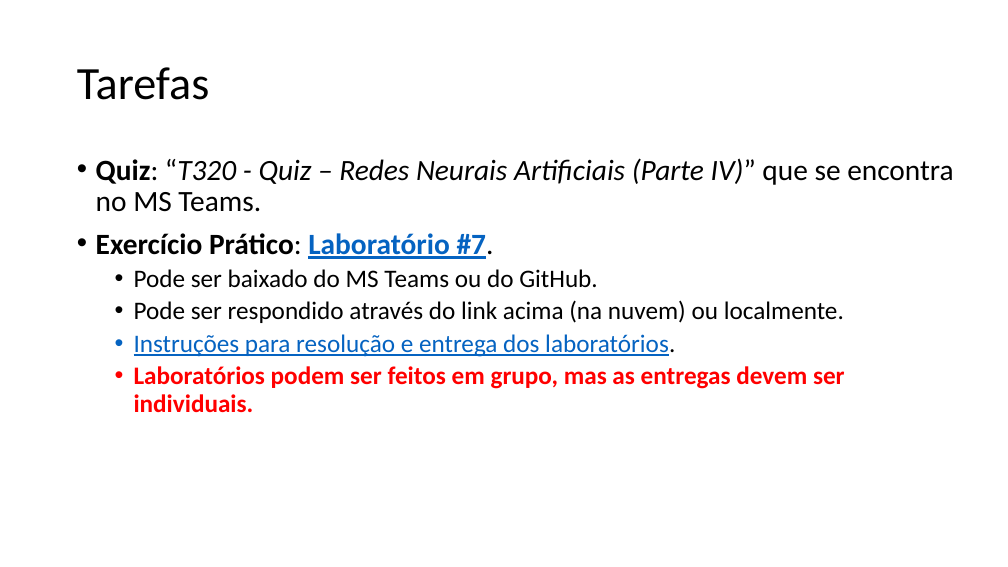
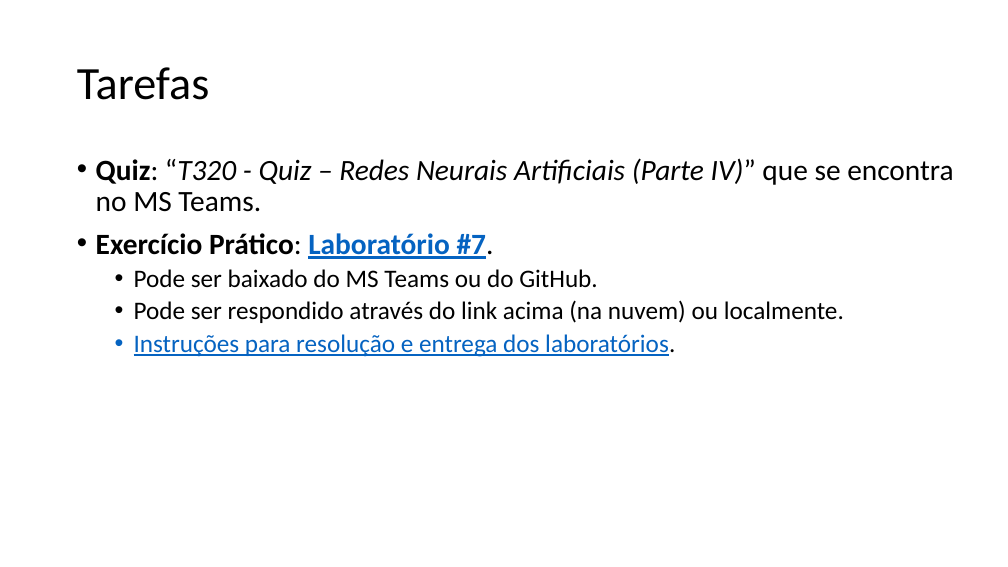
Before and after one commit to zz4fap/t320_aprendizado_de_maquina, a slide deck: slide 33 of slides/T320_Redes_Neurais_Artificiais (Parte II).pptx. Drawn at 1008x567 pixels with LibreOffice and Linux fonts; fonts in the diff are those of the drawing. Boxes give left, top, right and bottom in pixels: in the first picture for what was removed or moved away, otherwise in the second. Text is boxed around its words. In the diff, an @@ line names an element or a change of style, - is before the commit and + after.

```diff
--- a/slides/T320_Redes_Neurais_Artificiais (Parte II).pptx
+++ b/slides/T320_Redes_Neurais_Artificiais (Parte II).pptx
@@ text at [134,366,845,413]: paragraph removed @@
-  • Laboratórios podem ser feitos em grupo, mas as entregas devem ser individuais.
```
Also in this commit, not shown: 18 other files.
